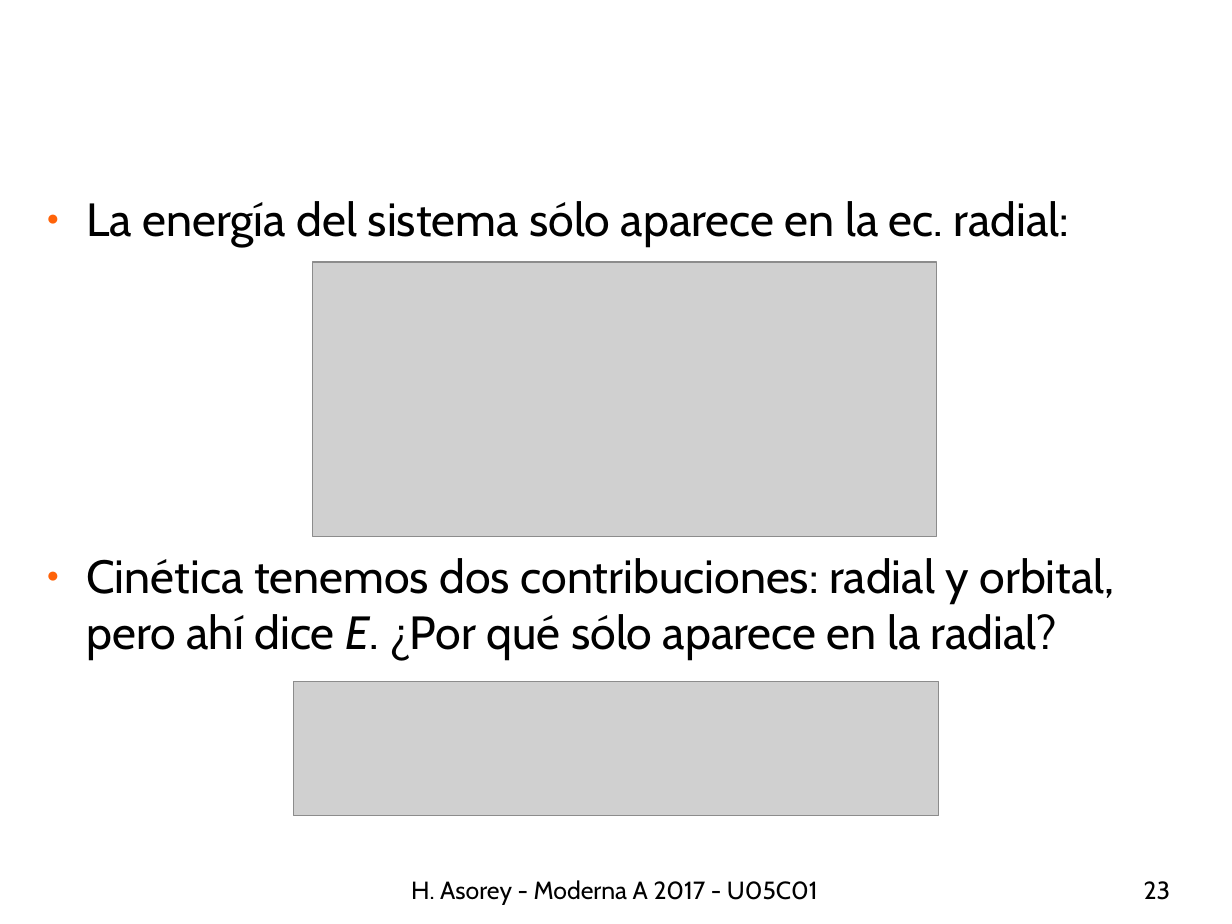
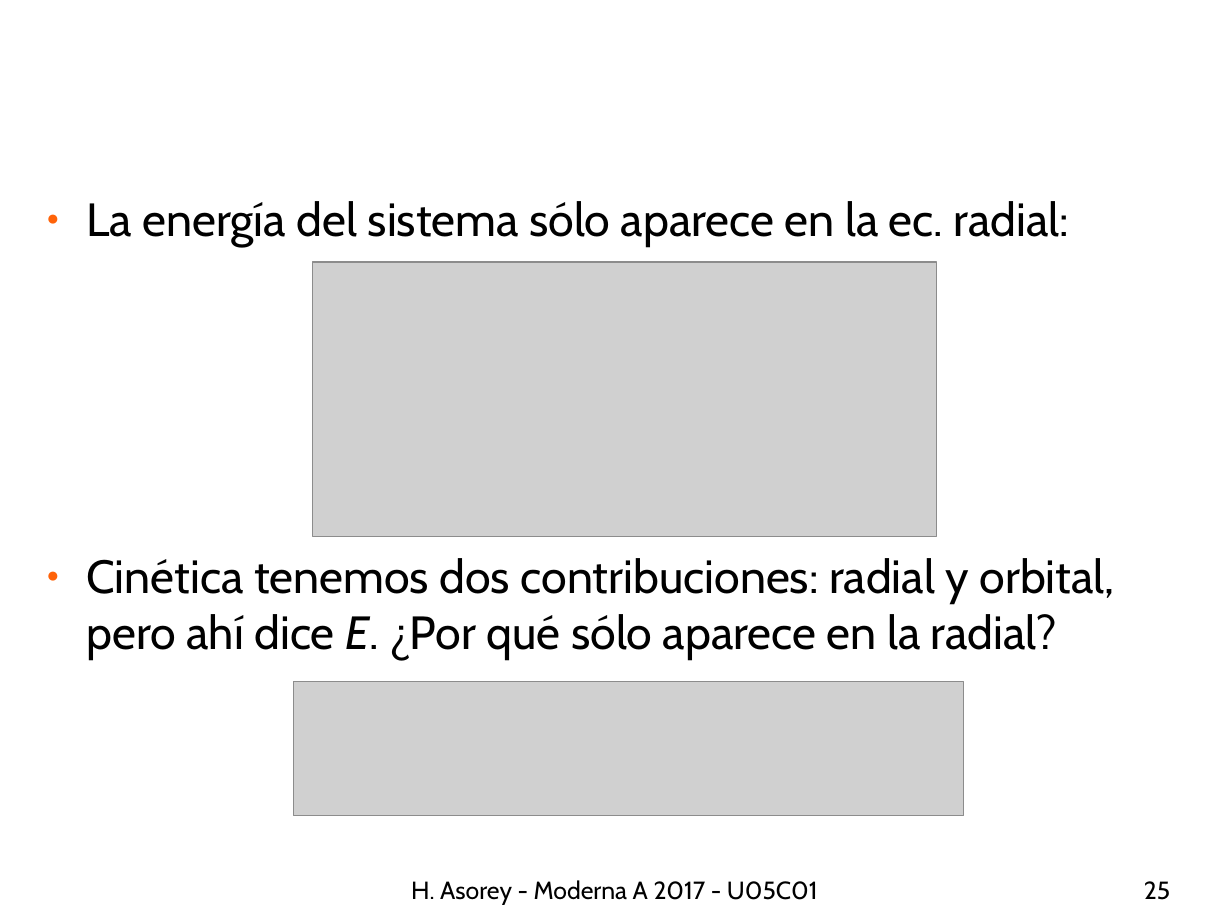
Before and after one commit to asoreyh/unrn-moderna-a, a slide deck: slide 25 of clases/moderna-a-2017-U05C02-0106-hidrogeno-soluciones.odp (slide 23 before the commit). Drawn at 1232x924 pixels with LibreOffice and Linux fonts; fonts in the diff are those of the drawing; grey boxes stand for pictures; background and template pictures are left out. Boxes give left, top, right and bottom in pixels: in the first picture for what was removed or moved away, otherwise in the second. Text is boxed around its words. In the diff, an @@ line names an element or a change of style, - is before the commit and + after.

```diff
--- a/clases/moderna-a-2017-U05C02-0106-hidrogeno-soluciones.odp
+++ b/clases/moderna-a-2017-U05C02-0106-hidrogeno-soluciones.odp
@@ picture: place and size @@
-picture at (294,682,939,816)
+picture at (294,682,965,816)
@@ page number at (1144,881,1170,900): text changed @@
-23
+25
```
Also in this commit, not shown: 2 other slides changed.
